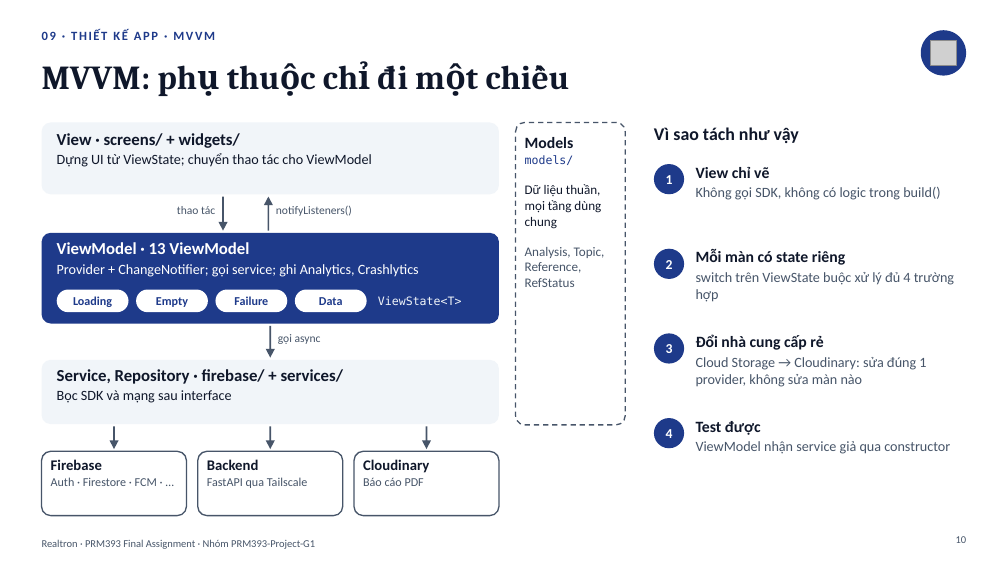
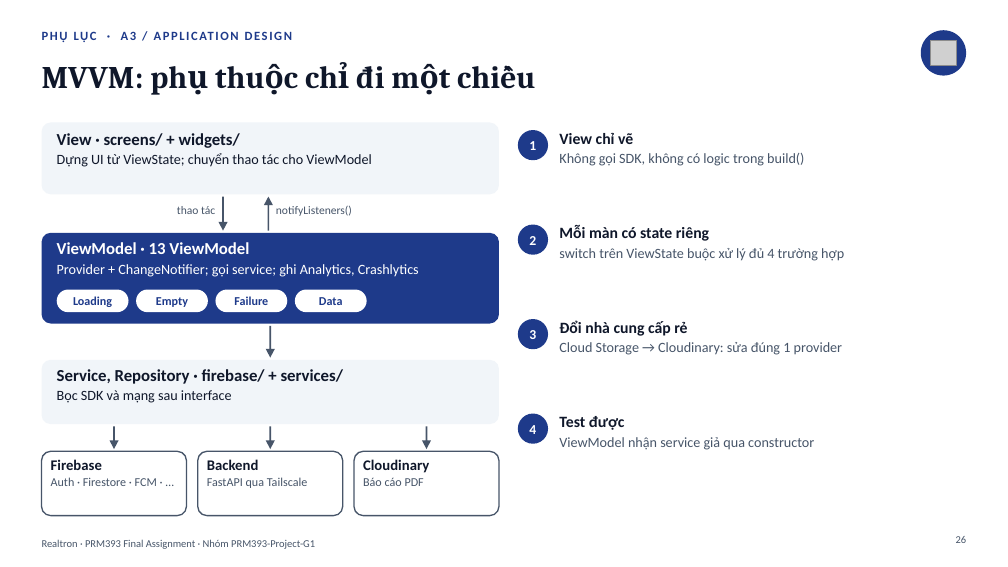
Before and after one commit to PRM393-Project-G1/Lab3, a slide deck: slide 26 of slides/Final_G1_slides.pptx (slide 10 before the commit). Drawn at 1008x567 pixels with LibreOffice and Linux fonts; fonts in the diff are those of the drawing; grey boxes stand for pictures. Boxes give left, top, right and bottom in pixels: in the first picture for what was removed or moved away, otherwise in the second. Text is boxed around its words. In the diff, an @@ line names an element or a change of style, - is before the commit and + after.

```diff
--- a/slides/Final_G1_slides.pptx
+++ b/slides/Final_G1_slides.pptx
@@ title "MVVM: phụ thuộc chỉ đi ..." at [42, 66, 384, 89]: size 32 to 30 pt @@
@@ text at [42, 30, 215, 40]: text changed @@
-09 · THIẾT KẾ APP · MVVM
+PHỤ LỤC · A3 / APPLICATION DESIGN
@@ rounded rectangle removed at [516, 123, 625, 425] @@
@@ text "1": place and size @@
-text "1" at [666, 175, 673, 184]
+text "1" at [529, 141, 536, 150]
@@ ellipse: place and size @@
-ellipse at [654, 164, 684, 194]
+ellipse at [518, 130, 548, 160]
@@ text removed at [525, 137, 605, 287] @@
-Models
-models/
-Dữ liệu thuần, mọi tầng dùng chung
-Analysis, Topic, Reference, RefStatus
@@ text "View chỉ vẽ": place and size @@
-text "View chỉ vẽ" at [696, 167, 940, 200]
+text "View chỉ vẽ" at [559, 133, 804, 166]
@@ text removed at [654, 127, 799, 143] @@
-Vì sao tách như vậy
@@ text "2": place and size @@
-text "2" at [666, 260, 673, 269]
+text "2" at [529, 236, 536, 245]
@@ ellipse: place and size @@
-ellipse at [654, 249, 684, 279]
+ellipse at [518, 225, 548, 255]
@@ text "Mỗi màn có state riêng" rewrapped from [696, 249, 954, 302] to [559, 225, 844, 261] @@
@@ text removed at [378, 296, 462, 305] @@
-ViewState<T>
@@ text "3": place and size @@
-text "3" at [666, 344, 673, 353]
+text "3" at [529, 330, 536, 339]
@@ ellipse: place and size @@
-ellipse at [654, 333, 684, 364]
+ellipse at [518, 319, 548, 349]
@@ text "Đổi nhà cung cấp rẻ": place and size @@
-text "Đổi nhà cung cấp rẻ" at [696, 334, 926, 387]
+text "Đổi nhà cung cấp rẻ" at [559, 320, 842, 355]
@@ text removed at [278, 334, 321, 344] @@
-gọi async
@@ text at [559, 342, 842, 355]: text changed @@
-Cloud Storage → Cloudinary: sửa đúng 1 provider, không sửa màn nào
+Cloud Storage → Cloudinary: sửa đúng 1 provider
@@ text "4": place and size @@
-text "4" at [666, 429, 673, 438]
+text "4" at [529, 425, 536, 434]
@@ ellipse: place and size @@
-ellipse at [654, 418, 684, 448]
+ellipse at [518, 414, 548, 444]
@@ text "Test được": place and size @@
-text "Test được" at [696, 421, 950, 454]
+text "Test được" at [559, 416, 814, 450]
```
Also in this commit, not shown: 3 other slides changed, 22 slides added, 14 slides removed, 7 other files.
